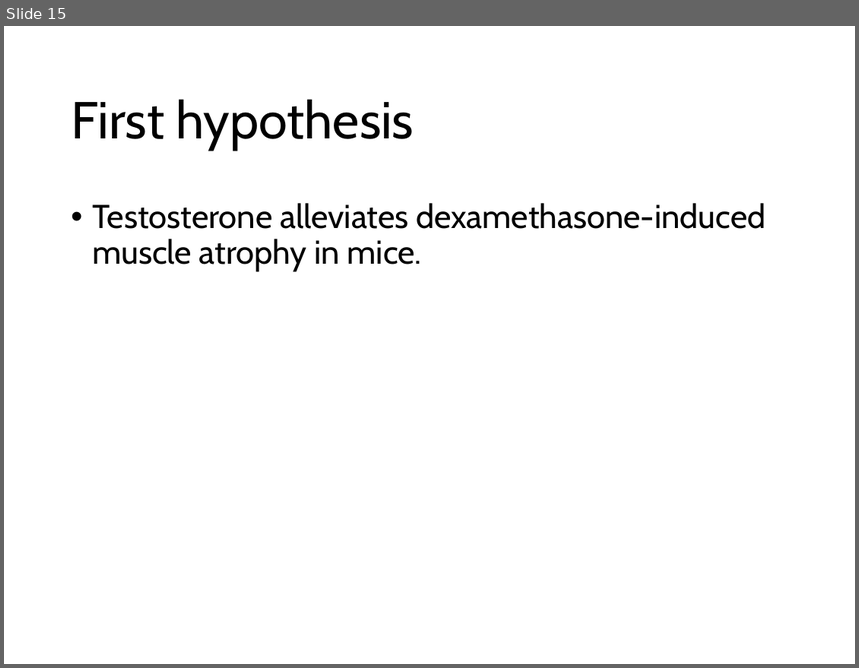
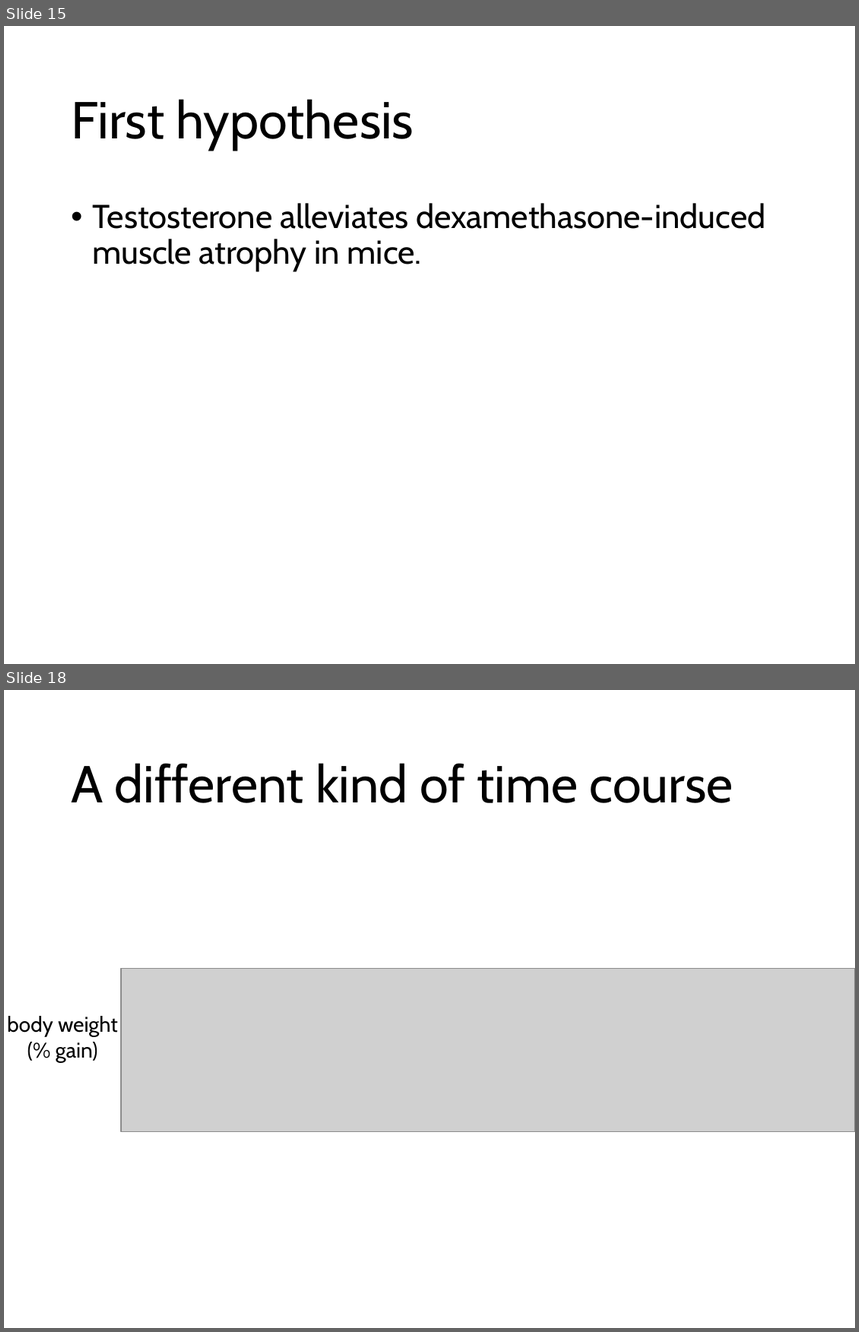
Before and after one commit to nvalexander/dissertation, a slide deck: defense.pptx. Shown one above the other, each under a label of ours: slide 15 before the commit, slides 15 and 18 after it; the slides between them are not shown. The pictures are 859x668 and 859x1332 pixels, drawn with LibreOffice and Linux fonts; fonts in the diff are those of the drawing; grey boxes stand for pictures. Boxes give left, top, right and bottom in pixels: in the first picture for what was removed or moved away, otherwise in the second. Text is boxed around its words. In the diff, an @@ line names an element or a change of style, - is before the commit and + after.

```diff
--- a/defense.pptx
+++ b/defense.pptx
@@ slide 18 added at bbox=[4, 690, 855, 1328], background #FFFFFF @@
@@ title added at bbox=[71, 763, 733, 803], 44 pt, text #000000 @@
+A different kind of time course
@@ picture added at bbox=[122, 968, 855, 1132] @@
@@ text added at bbox=[7, 1016, 118, 1062], 18 pt, text #000000 @@
+body weight
+(% gain)
```
Also in this commit, not shown: 3 slides changed, 1 other slide added, 1 slide removed, 3 other files.
